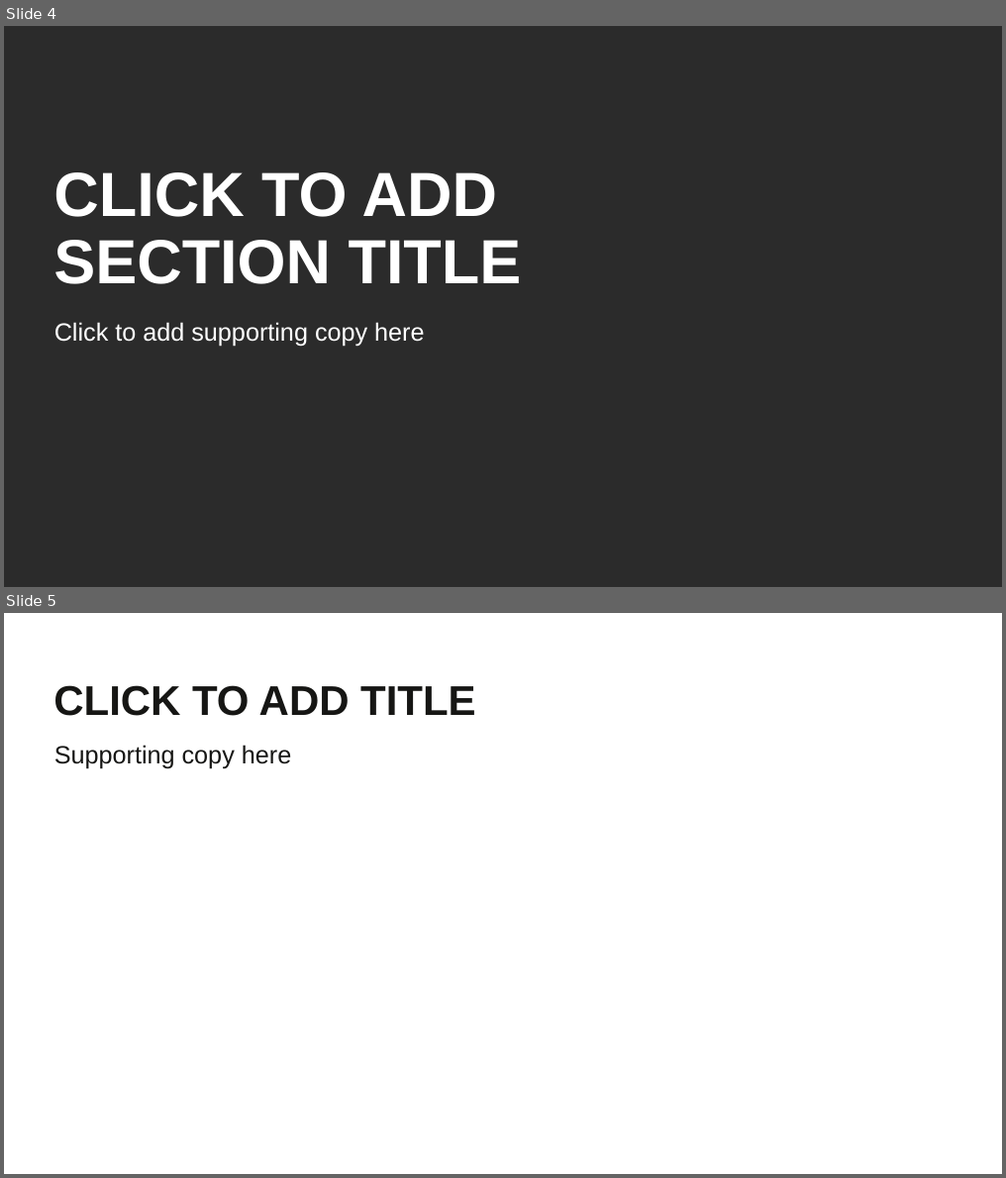
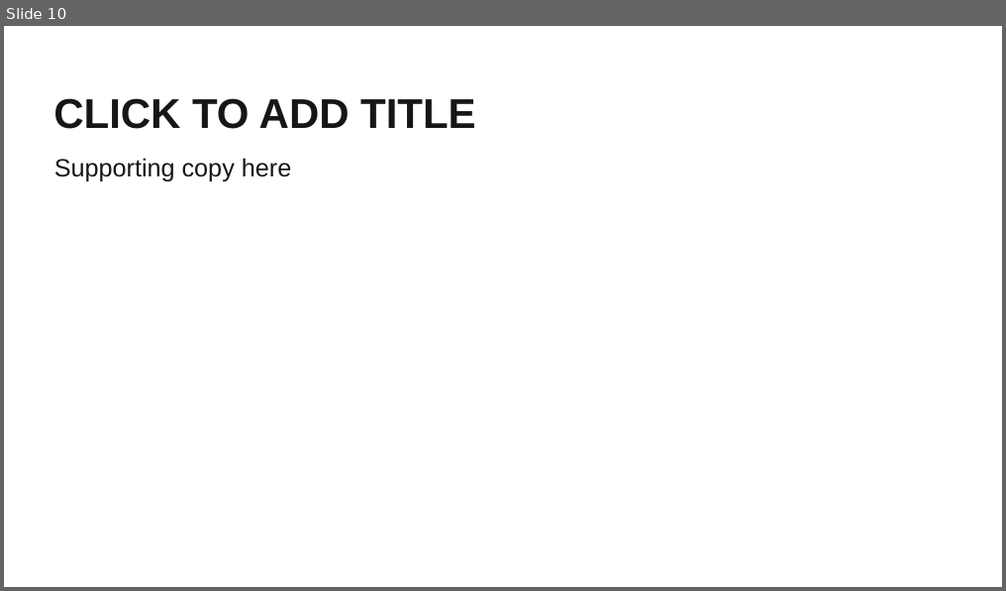
Before and after one commit to BrightcoveLearning/BCL-LearningSamples, a slide deck: PLAYTV2020/matt-boles-video.pptx. Shown one above the other, each under a label of ours: slides 4 and 5 before the commit, slide 10 after it. The pictures are 1006x1178 and 1006x591 pixels, drawn with LibreOffice and Linux fonts; fonts in the diff are those of the drawing; background and template pictures are left out; a plain dark background stands for a picture behind light text. Boxes give left, top, right and bottom in pixels: in the first picture for what was removed or moved away, otherwise in the second. Text is boxed around its words. In the diff, an @@ line names an element or a change of style, - is before the commit and + after.

```diff
--- a/PLAYTV2020/matt-boles-video.pptx
+++ b/PLAYTV2020/matt-boles-video.pptx
@@ slide 4 removed at (4, 26, 1002, 587), background picture (left out) @@
@@ title removed at (54, 173, 522, 284) @@
-CLICK TO ADD SECTION TITLE
@@ text removed at (54, 322, 424, 347) @@
-Click to add supporting copy here
@@ what was slide 5 is now slide 10 @@
```
Also in this commit, not shown: 1 slide changed, 8 slides added, 2 other slides removed, 1 other file.
